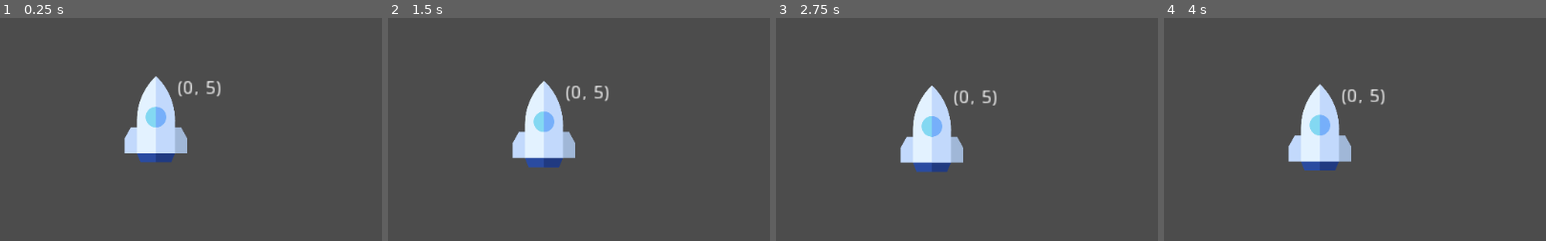
Above: before the commit, frames 1-4 (left to right).
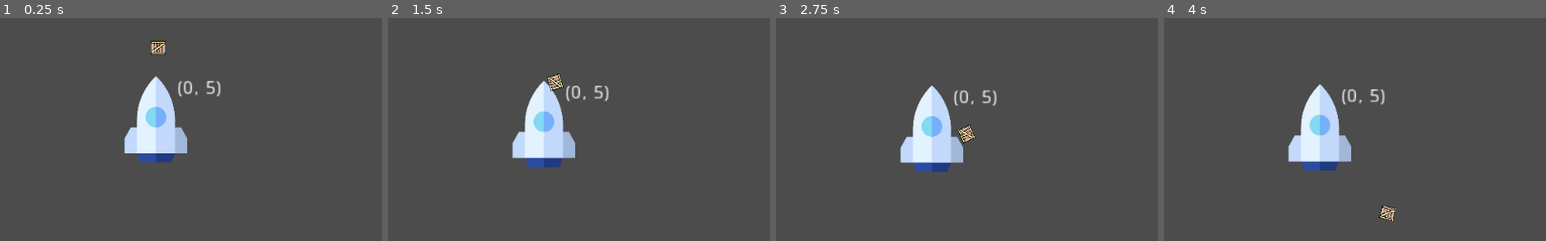
Above: after the commit, the same moments.

Repository: paul-asvb/raekaetae
Game: Godot game, scene res://src/levels/TestLevel.tscn
Same seed, same stepped clock (60 frames per second), same inputs: the game is played once before the commit and once after it.
Inputs:
- Up to frame 1 (0.25 s): no input
- Up to frame 2 (1.5 s): hold Right (move_right) 0.53-1.28 s; hold A (move_left) from 1.28 s (still down)
- Up to frame 3 (2.75 s): release A (move_left) at 2.03 s; hold Right (move_right) from 2.03 s (still down)
- Up to frame 4 (4 s): release Right (move_right) at 2.78 s; hold Space (thrust) 2.78-3.53 s; hold A (move_left) from 3.53 s (still down)
The pictures show only the part of the screen within x 12-62%, y 21-71%; the shares and areas given below are measured in that part.

The runs differ from the first frame. In frame 1, 0.2% of the frame differs, in the area x 39-44%, y 10-17%; in frame 2, 0.2%; in frame 3, 0.2%, in the area x 47-53%, y 47-57%; in frame 4, 0.2%.

Commit message:
add test box

Diff:
--- a/src/actors/Player.tscn
+++ b/src/actors/Player.tscn
@@ -1,23 +1,15 @@
-[gd_scene load_steps=4 format=2]
+[gd_scene load_steps=3 format=2]
 
 [ext_resource path="res://assets/rakete.png" type="Texture" id=1]
 [ext_resource path="res://src/actors/Player.gd" type="Script" id=2]
-
-[sub_resource type="RectangleShape2D" id=1]
-extents = Vector2( 141, 193 )
 
 [node name="Player" type="KinematicBody2D"]
 collision_mask = 2
 script = ExtResource( 2 )
 
-[node name="CollisionShape2D" type="CollisionShape2D" parent="."]
-shape = SubResource( 1 )
-
 [node name="rakete" type="Sprite" parent="."]
 scale = Vector2( 1, 1.00869 )
 texture = ExtResource( 1 )
-
-[node name="CollisionPolygon2D" type="CollisionPolygon2D" parent="."]
 
 [node name="Label" type="Label" parent="."]
 margin_left = 92.0
@@ -30,3 +22,6 @@
 "_edit_use_anchors_": false,
 "_editor_description_": "text"
 }
+
+[node name="CollisionPolygon2D" type="CollisionPolygon2D" parent="."]
+polygon = PoolVector2Array( 22, -17, 87, 32, 129, 52, 133, 111, 136, 151, 25, 153, -172, 163, -104, 55, -106, 33, -81, -35, -48, -143, -10, -175, -5, -189, 27, -147, 61, -109, 73, -41 )
--- /dev/null
+++ b/src/actors/Player_rigid.tscn
@@ -0,0 +1,15 @@
+[gd_scene load_steps=3 format=2]
+
+[ext_resource path="res://assets/box.png" type="Texture" id=1]
+
+[sub_resource type="RectangleShape2D" id=1]
+
+[node name="Box" type="RigidBody2D"]
+
+[node name="CollisionShape2D" type="CollisionShape2D" parent="."]
+shape = SubResource( 1 )
+
+[node name="box" type="Sprite" parent="."]
+position = Vector2( -5.96046e-07, 5.96047e-07 )
+scale = Vector2( 0.0390625, 0.0390625 )
+texture = ExtResource( 1 )
--- a/src/levels/TestLevel.tscn
+++ b/src/levels/TestLevel.tscn
@@ -2,7 +2,7 @@
 
 [ext_resource path="res://assets/bg.jpg" type="Texture" id=1]
 [ext_resource path="res://src/actors/Player.tscn" type="PackedScene" id=2]
-[ext_resource path="res://assets/box.png" type="Texture" id=3]
+[ext_resource path="res://src/actors/Player_rigid.tscn" type="PackedScene" id=3]
 
 [sub_resource type="ConvexPolygonShape2D" id=1]
 points = PoolVector2Array( 48, 48, 0, 48, 0, 3.05176e-05, 48, 3.05176e-05 )
@@ -42,9 +42,7 @@
 position = Vector2( 337, 262 )
 scale = Vector2( 0.3, 0.3 )
 
-[node name="RigidBody2D" type="RigidBody2D" parent="TileMap"]
-scale = Vector2( 0.1, 0.1 )
-
-[node name="box" type="Sprite" parent="TileMap/RigidBody2D"]
-position = Vector2( 6430, 3010 )
-texture = ExtResource( 3 )
+[node name="Box" parent="TileMap" instance=ExtResource( 3 )]
+position = Vector2( 340, 164 )
+collision_layer = 3
+collision_mask = 3
